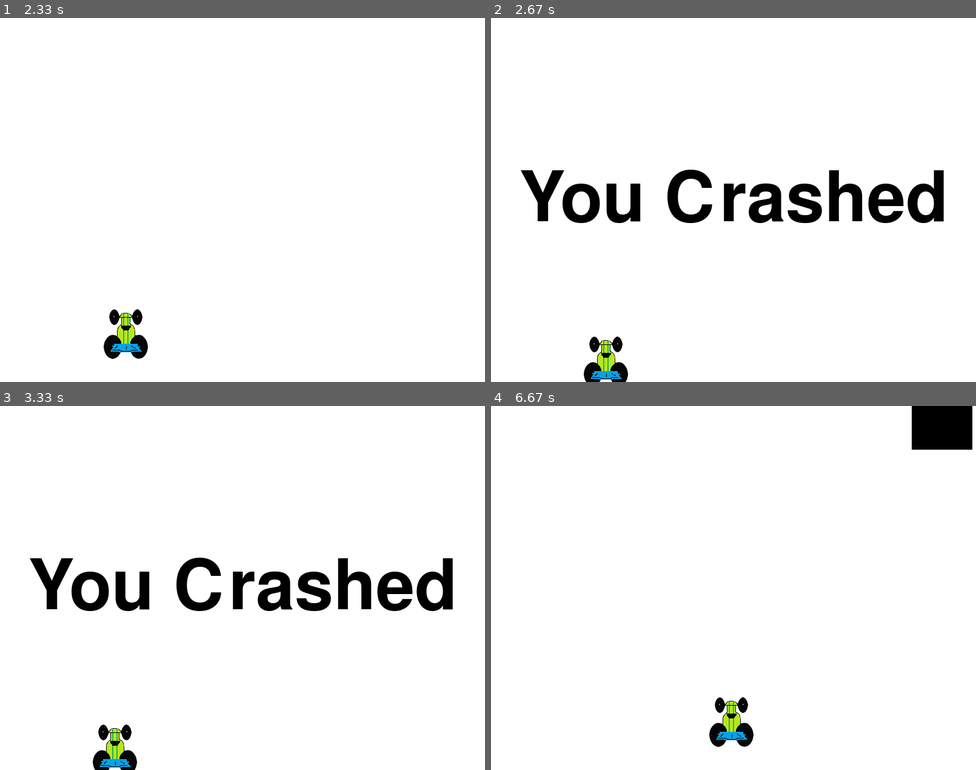
Above: before the commit, frames 1-4 (two rows, left to right).
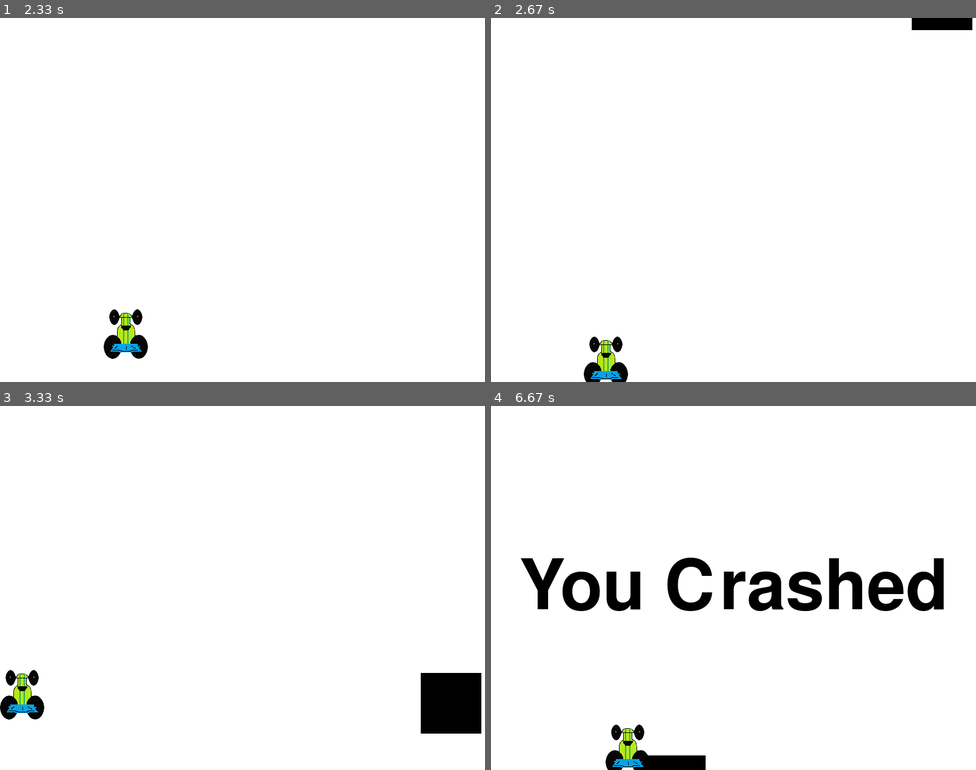
Above: after the commit, the same moments.

Repository: Clarkopus/pygame_test
Game: pygame game, started from pygame_test.py
Two runs of this game, one before a commit and one after it. Both use one fixed random seed, a clock stepped at 60 frames per second and the inputs below.
Inputs:
- Up to frame 1 (2.33 s): hold Left from 1.83 s (still down)
- Up to frame 2 (2.67 s): release Left at 2.37 s; hold Down from 2.4 s (still down)
- Up to frame 3 (3.33 s): release Down at 2.7 s; hold Left 2.73-3.13 s; hold Up from 3.17 s (still down)
- Up to frame 4 (6.67 s): release Up at 3.53 s; hold Right 3.57-4.2 s; hold Down 4.23-4.6 s; hold Left 4.63-5.1 s; hold Right 5.13-5.6 s

Frame 1 is identical in both runs. In frame 2, 5.6% of the frame differs, in the area x 6-100%, y 0-57%; in frame 3, 8.8%, in the area x 0-100%, y 41-100%; in frame 4, 8.7%.

Commit message:
added new wall colision logic

Diff:
--- a/entity.py
+++ b/entity.py
@@ -2,31 +2,31 @@
 import random
 
 
-class thing:
+class squareObject:
 
-	def __init__(self,thingx, thingy, thingw, thingh, thing_speed, color):
-		self.thingx = thingx
-		self.thingy = thingy
-		self.thing_speed = thing_speed
-		self.thingw = thingw
-		self.thingh = thingh
+	def __init__(self,objectx, objecty, objectw, objecth, object_speed, color):
+		self.objectx = objectx
+		self.objecty = objecty
+		self.object_speed = object_speed
+		self.objectw = objectw
+		self.objecth = objecth
 		self.color = color
 
 
-	def draw_thing_rec(self,gameDisplay):
-		pygame.draw.rect(gameDisplay, (0,0,0), [self.thingx, self.thingy, self.thingw, self.thingh])
+	def draw_object_rec(self,gameDisplay):
+		pygame.draw.rect(gameDisplay, (0,0,0), [self.objectx, self.objecty, self.objectw, self.objecth])
 
 	def respawn_check(self,x,y,display_height,display_width):
 		if y > display_height:
-			y = 10 - self.thingh
-			x = random.randrange(0,display_width)
+			self.objecty = 0 - self.objecth
+			self.objectx = random.randrange(0,display_width)
 			print ("object respawned")
 
 	def check_colision(self,x,y, car_width):
 		did_crash = False
-		if y < self.thingy + self.thingh:
+		if y < self.objecty + self.objecth:
 			print("y crossover occurred")
-			if x >self.thingx and x <self.thingx + self.thingw or x+car_width > self.thingx and x + car_width < self.thingx+self.thingw:
+			if x >self.objectx and x <self.objectx + self.objectw or x+car_width > self.objectx and x + car_width < self.objectx+self.objectw:
 				print("x crossover occurred")
 				print("player crashed into object")
 				did_crash = True
--- a/pygame_test.py
+++ b/pygame_test.py
@@ -20,7 +20,7 @@
 #set the display to be 800 x 600
 gameDisplay = pygame.display.set_mode((display_width,display_height))
 #set the display caption
-pygame.display.set_caption('A bit Racey')
+pygame.display.set_caption('Dodge shit get hit')
 
 black = (0,0,0)
 white = (255,255,255)
@@ -32,7 +32,7 @@
 car_width = 73
 car_height = 82
 #used to place where the car is going to be
-obstical = entity.thing(random.randrange(0,display_width),-600,100,100,13, (0,0,0))
+obstacle = entity.squareObject(random.randrange(0,display_width),-600,100,100,13, (0,0,0))
 def car(x,y):
     gameDisplay.blit(carImg, (x,y))
 
@@ -58,20 +58,24 @@
 
 def crash():
     message_display('You Crashed')
+    obstacle.objecty = 0
+    obstacle.objectx = random.randrange(0,display_width)
     game_loop()
+
 
 def game_loop():
 
 	gameExit = False
 	x =  (display_width * 0.45)
 	y = (display_height * 0.8)
+
 	#used to change where the car is on the x axis. It's used inside the game loop as an updater.
 	x_change = 0
 	y_change = 0
+	bx_change = 0
+	by_change = 0
 
 	while not gameExit:
-		print(obstical.thingx)
-		print(obstical.thingy)
 		for event in pygame.event.get():
 			if event.type == pygame.QUIT:
 				pygame.quit()
@@ -109,21 +113,25 @@
 		#Set the object vairables with the ones used above (line 67 - 72)
 		gameDisplay.fill(white)
 
-		obstical.draw_thing_rec(gameDisplay)
-		obstical.thingy += obstical.thing_speed
-		obstical.respawn_check(obstical.thingx, obstical.thingy,display_height, display_width)
+		obstacle.draw_object_rec(gameDisplay)
+		obstacle.objecty += obstacle.object_speed
+		obstacle.respawn_check(obstacle.objectx, obstacle.objecty,display_height, display_width)
 		car(x,y)
 
 
-		#If x,  the x cord location of the car, is greater than the width of the screen minus the car width or if x is smaller than 0 then close the game.
+		#If x,  the x cord location of the car, is greater than the width of the screen minus the car width or if x is smaller than 0 then stop it from reaching the end of the screen
 		if x > display_width - car_width or x < 0:
-			crash()
+			x_change = 0
+			if x > display_width - car_width:
+				x = display_width - car_width
+			elif x < 0:
+				x = 0
 		if y > display_height - car_height or y < 0:
-			crash()
+			y_change = 0
 
 
-		#see if the y axis of the player object and the y axis of the obstical object cross over
-		if obstical.check_colision(x,y,car_width) == True:
+		#see if the y axis of the player object and the y axis of the obstacle object cross over
+		if obstacle.check_colision(x,y,car_width) == True:
 			crash()
 
 		pygame.display.update()
